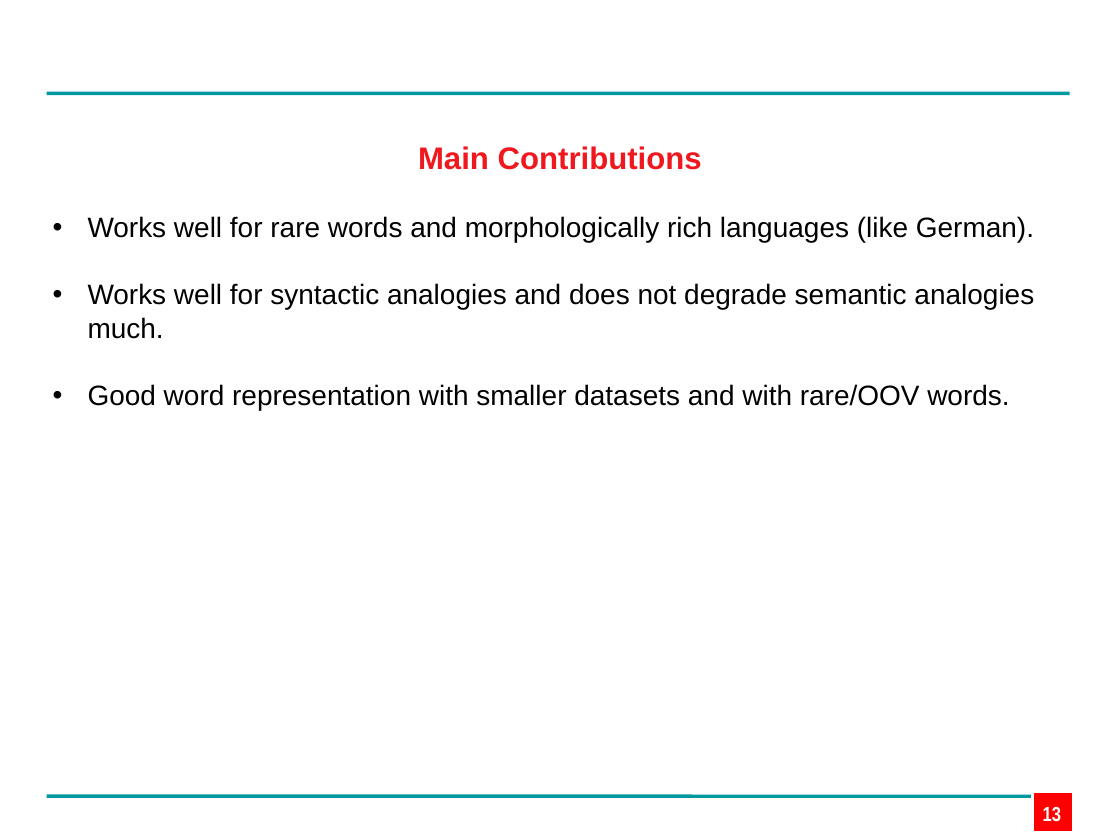
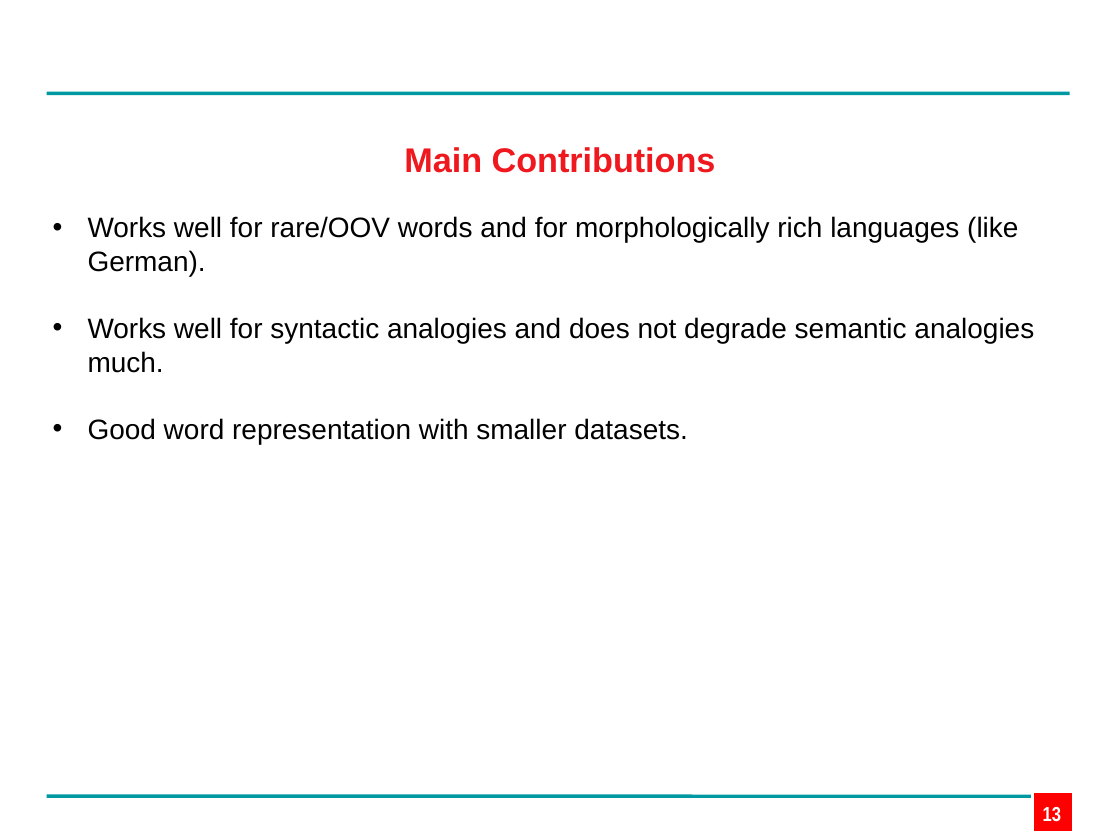
Before and after one commit to edpape007/NLP, a slide deck: slide 13 of Presentation_Subword.pptx. Drawn at 1120x840 pixels with LibreOffice and Linux fonts; fonts in the diff are those of the drawing; background and template pictures are left out. Boxes give left, top, right and bottom in pixels: in the first picture for what was removed or moved away, otherwise in the second. Text is boxed around its words. In the diff, an @@ line names an element or a change of style, - is before the commit and + after.

```diff
--- a/Presentation_Subword.pptx
+++ b/Presentation_Subword.pptx
@@ text "Main Contributions" at (404,147,716,173): size 20 to 22 pt @@
@@ text at (88,216,1018,276): text changed @@
-• Works well for rare words and morphologically rich languages (like German).
+• Works well for rare/OOV words and for morphologically rich languages (like German).
@@ text at (88,418,688,444): text changed @@
-• Good word representation with smaller datasets and with rare/OOV words.
+• Good word representation with smaller datasets.
```
Also in this commit, not shown: 10 other slides changed.
